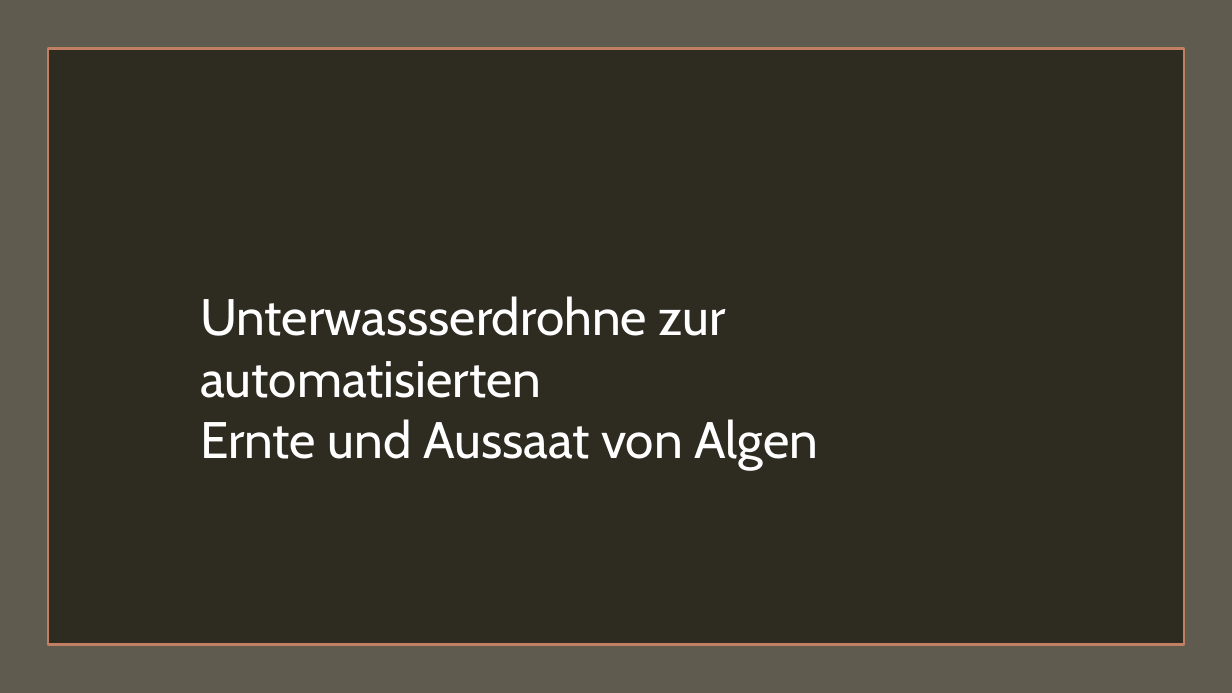
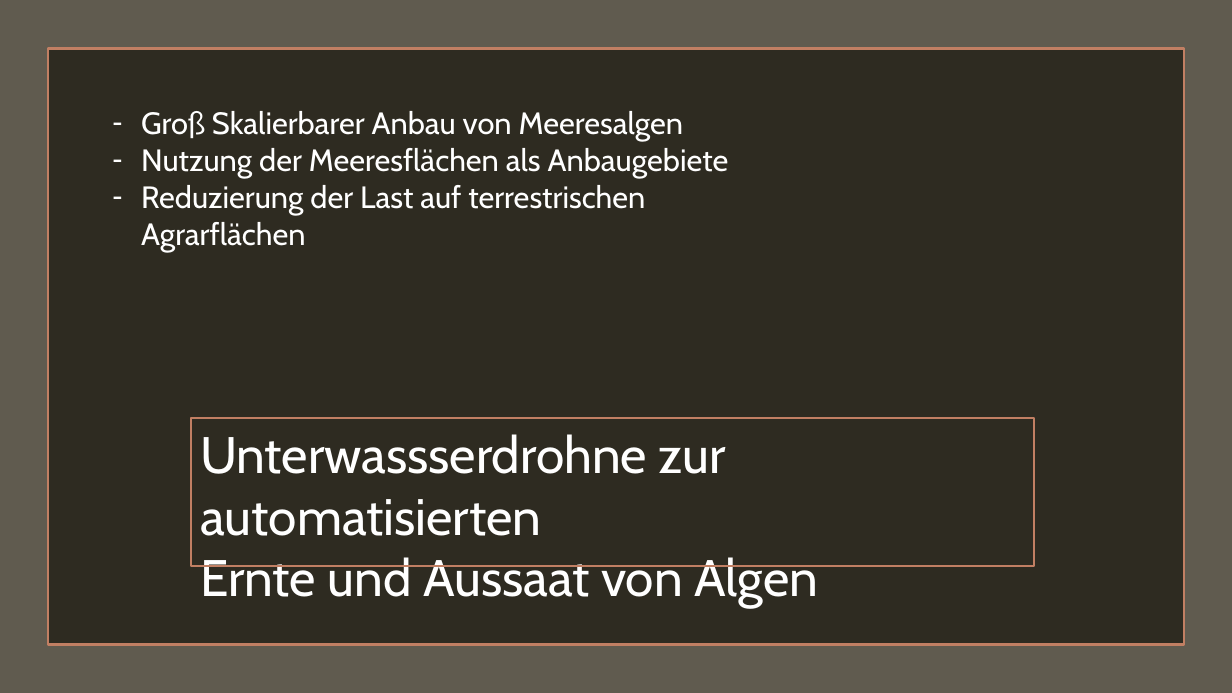
Before and after one commit to plastikpamaro/MKon, a slide deck: slide 5 of Meilenstein 2/Präsentation/Präsentation MS2.pptx. Drawn at 1232x693 pixels with LibreOffice and Linux fonts; fonts in the diff are those of the drawing. Boxes give left, top, right and bottom in pixels: in the first picture for what was removed or moved away, otherwise in the second. Text is boxed around its words. In the diff, an @@ line names an element or a change of style, - is before the commit and + after.

```diff
--- a/Meilenstein 2/Präsentation/Präsentation MS2.pptx
+++ b/Meilenstein 2/Präsentation/Präsentation MS2.pptx
@@ text added at [141, 111, 729, 214], 24 pt, text #FFFFFF @@
+– Groß Skalierbarer Anbau von Meeresalgen
+– Nutzung der Meeresflächen als Anbaugebiete
+– Reduzierung der Last auf terrestrischen Agrarflächen
@@ text "Unterwassserdrohne zur automatisierten": place and size @@
-text "Unterwassserdrohne zur automatisierten" at [200, 296, 818, 469]
+text "Unterwassserdrohne zur automatisierten" at [200, 434, 818, 607]
@@ rectangle added at [191, 418, 1034, 566], outline #C17F63 1.25 pt @@
```
Also in this commit, not shown: 4 other slides changed, 4 slides added, 2 slides removed, 1 other file.
